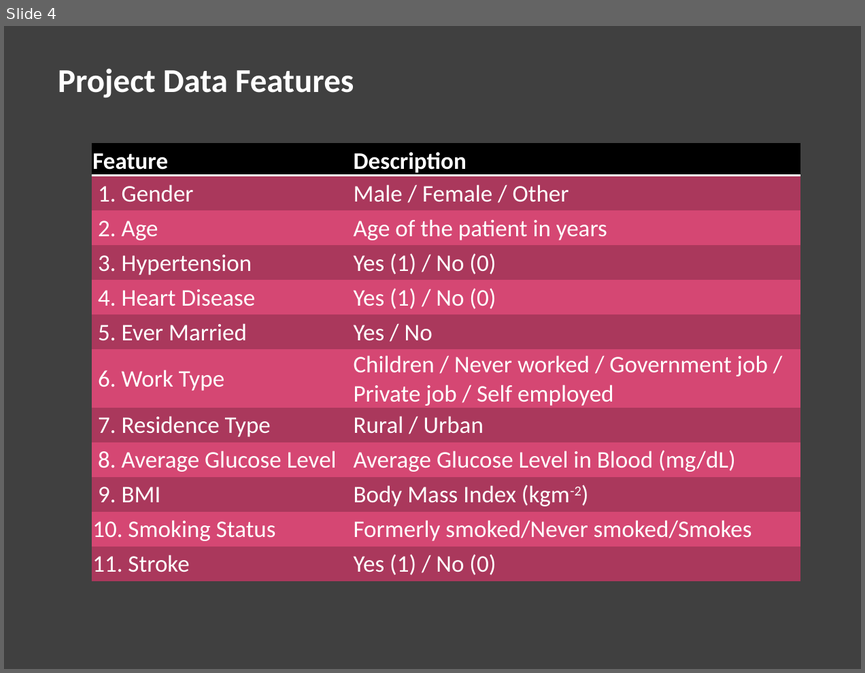
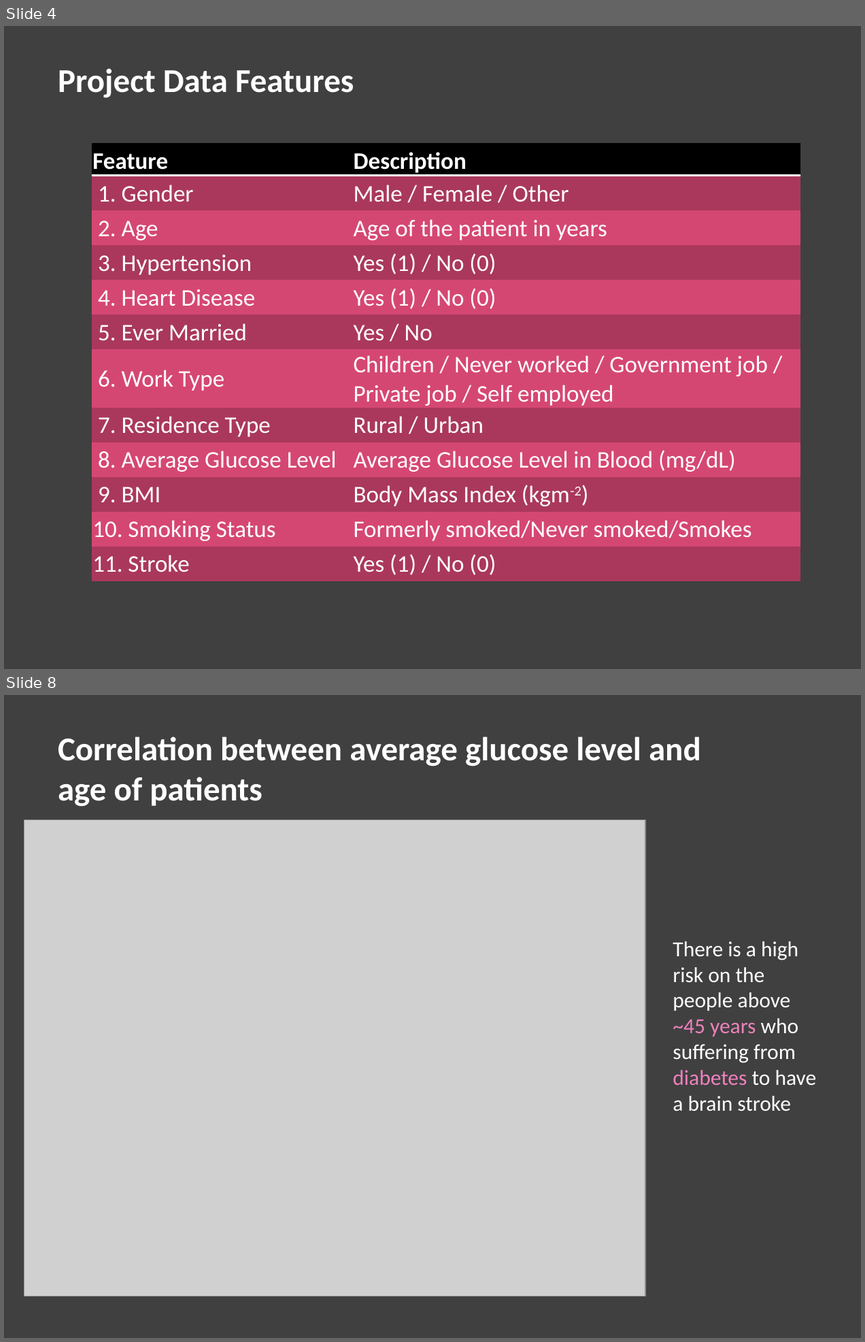
Before and after one commit to sheha919/Stroke_Prediction, a slide deck: stroke_pred_presentation.pptx. Shown one above the other, each under a label of ours: slide 4 before the commit, slides 4 and 8 after it; the slides between them are not shown. The pictures are 865x673 and 865x1342 pixels, drawn with LibreOffice and Linux fonts; fonts in the diff are those of the drawing; grey boxes stand for pictures. Boxes give left, top, right and bottom in pixels: in the first picture for what was removed or moved away, otherwise in the second. Text is boxed around its words. In the diff, an @@ line names an element or a change of style, - is before the commit and + after.

```diff
--- a/stroke_pred_presentation.pptx
+++ b/stroke_pred_presentation.pptx
@@ slide 8 added at [4, 695, 861, 1338], background #404040 @@
@@ text added at [58, 736, 701, 807], 28 pt, text #FFFFFF, bold @@
+Correlation between average glucose level and age of patients
@@ picture added at [24, 820, 646, 1295] @@
@@ text added at [672, 941, 817, 1110], 18 pt, text #FFFFFF @@
+There is a high risk on the people above ~45 years who suffering from diabetes to have a brain stroke
```
Also in this commit, not shown: 3 slides changed, 7 other slides added, 3 slides removed.
